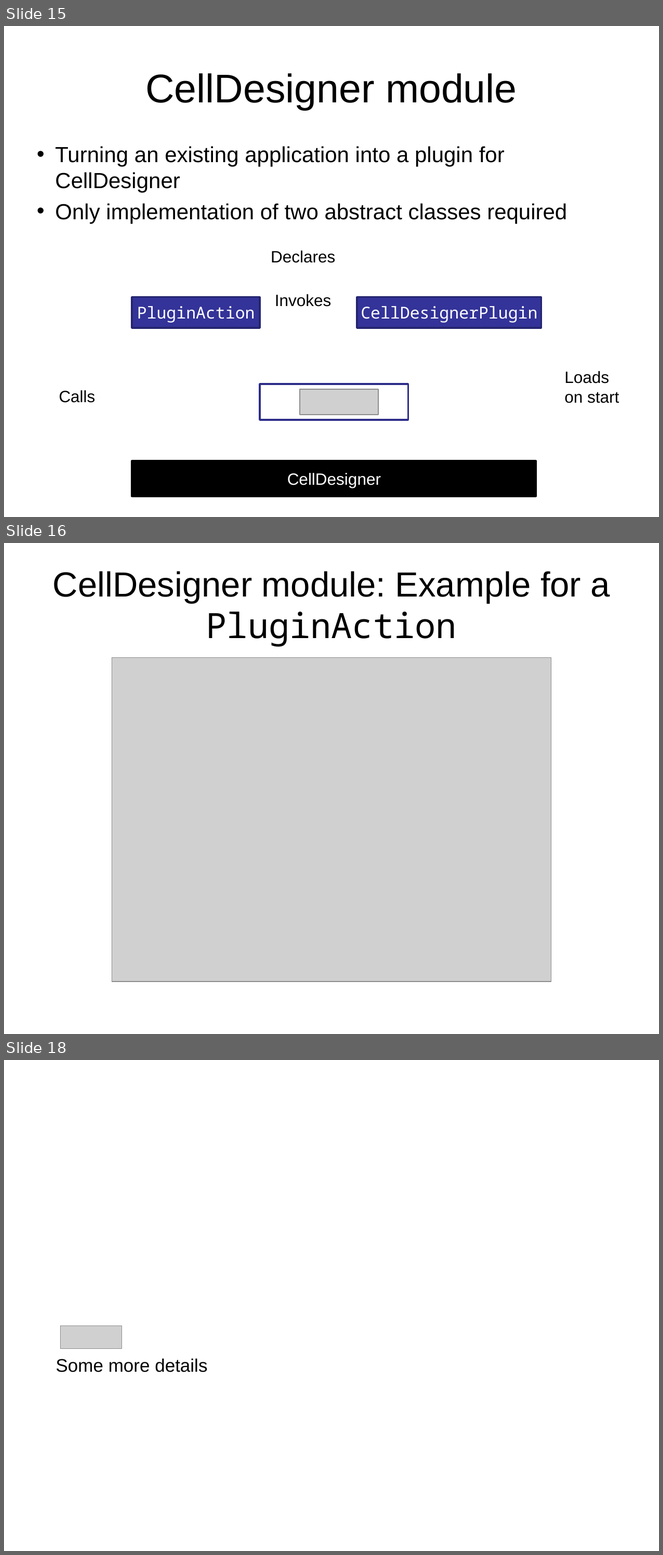
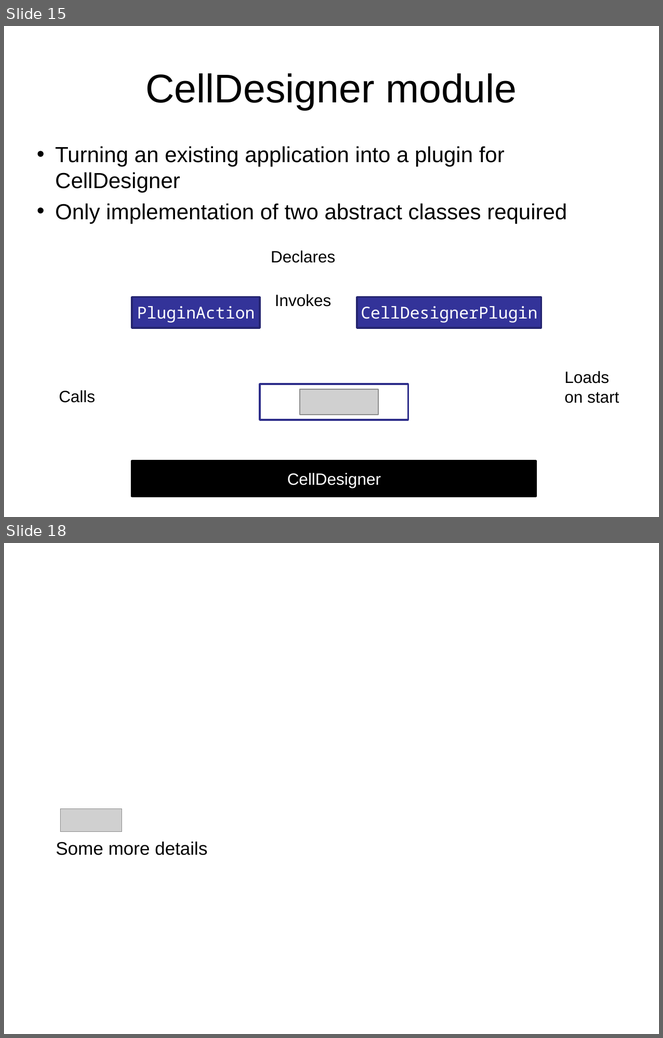
Before and after one commit to sbmlteam/jsbml, a slide deck: core/doc/presentations/2014_04_COLOMOTO_JSBML_QUAL.pptx. Shown one above the other, each under a label of ours: slides 15, 16 and 18 before the commit, slides 15 and 18 after it; the slides between them are not shown. The pictures are 663x1555 and 663x1038 pixels, drawn with LibreOffice and Linux fonts; fonts in the diff are those of the drawing; grey boxes stand for pictures. Boxes give left, top, right and bottom in pixels: in the first picture for what was removed or moved away, otherwise in the second. Text is boxed around its words. In the diff, an @@ line names an element or a change of style, - is before the commit and + after.

```diff
--- a/core/doc/presentations/2014_04_COLOMOTO_JSBML_QUAL.pptx
+++ b/core/doc/presentations/2014_04_COLOMOTO_JSBML_QUAL.pptx
@@ slide 16 removed at (x1=4, y1=543, x2=659, y2=1034), background #FFFFFF @@
@@ title removed at (x1=53, y1=571, x2=610, y2=647) @@
-CellDesigner module: Example for a PluginAction
@@ picture removed at (x1=112, y1=657, x2=552, y2=982) @@
```
Also in this commit, not shown: 1 slide changed, 2 slides added, 9 other slides removed, 3 other files.
